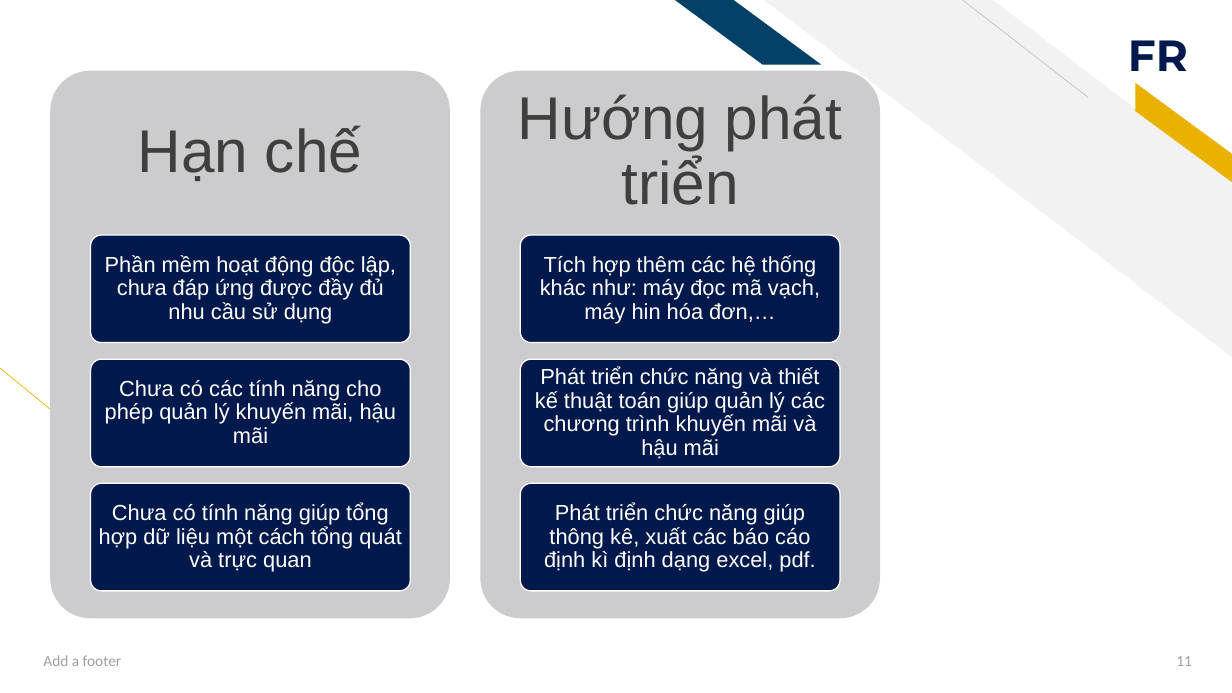
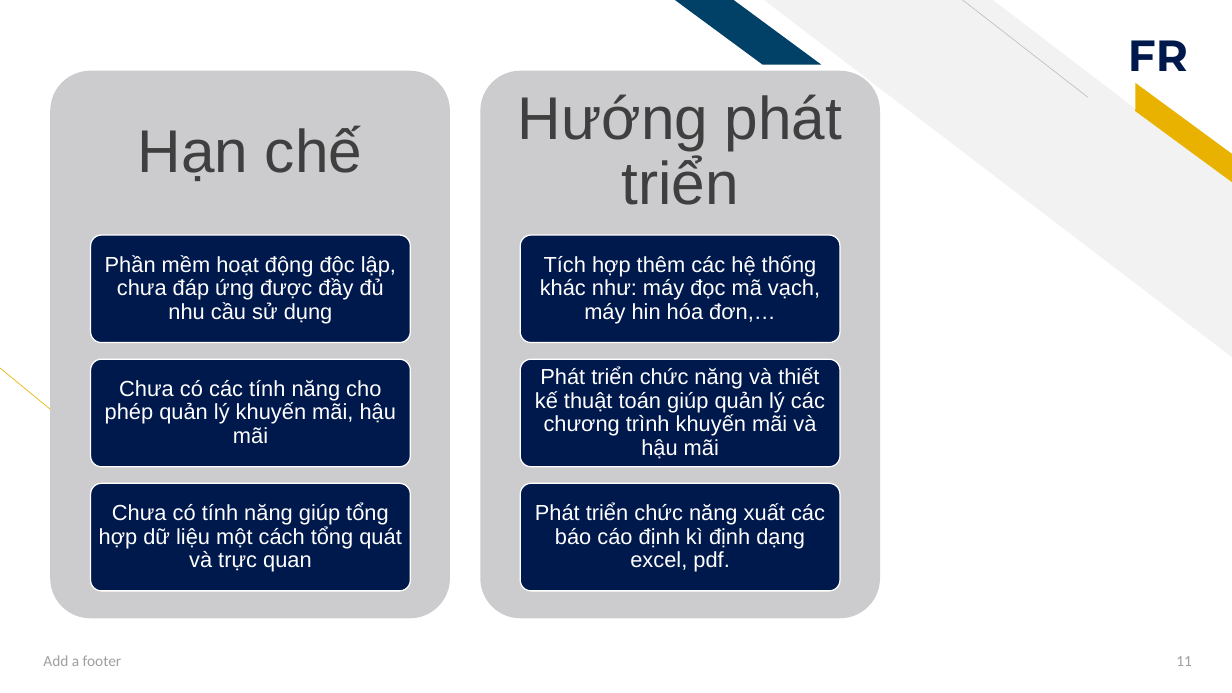
Before and after one commit to thvin1401/DATN, a slide deck: slide 11 of TaiLieu/QuyenThuyetMinh/CNTT_2019601953_TranHuuVinh.pptx. Drawn at 1232x693 pixels with LibreOffice and Linux fonts; fonts in the diff are those of the drawing. Boxes give left, top, right and bottom in pixels: in the first picture for what was removed or moved away, otherwise in the second. Text is boxed around its words. In the diff, an @@ line names an element or a change of style, - is before the commit and + after.

```diff
--- a/TaiLieu/QuyenThuyetMinh/CNTT_2019601953_TranHuuVinh.pptx
+++ b/TaiLieu/QuyenThuyetMinh/CNTT_2019601953_TranHuuVinh.pptx
@@ text at (x1=535, y1=503, x2=825, y2=572): text changed @@
-Phát triển chức năng giúp thông kê, xuất các báo cáo định kì định dạng excel, pdf.
+Phát triển chức năng xuất các báo cáo định kì định dạng excel, pdf.
```
Also in this commit, not shown: 3 other slides changed, 22 other files.
